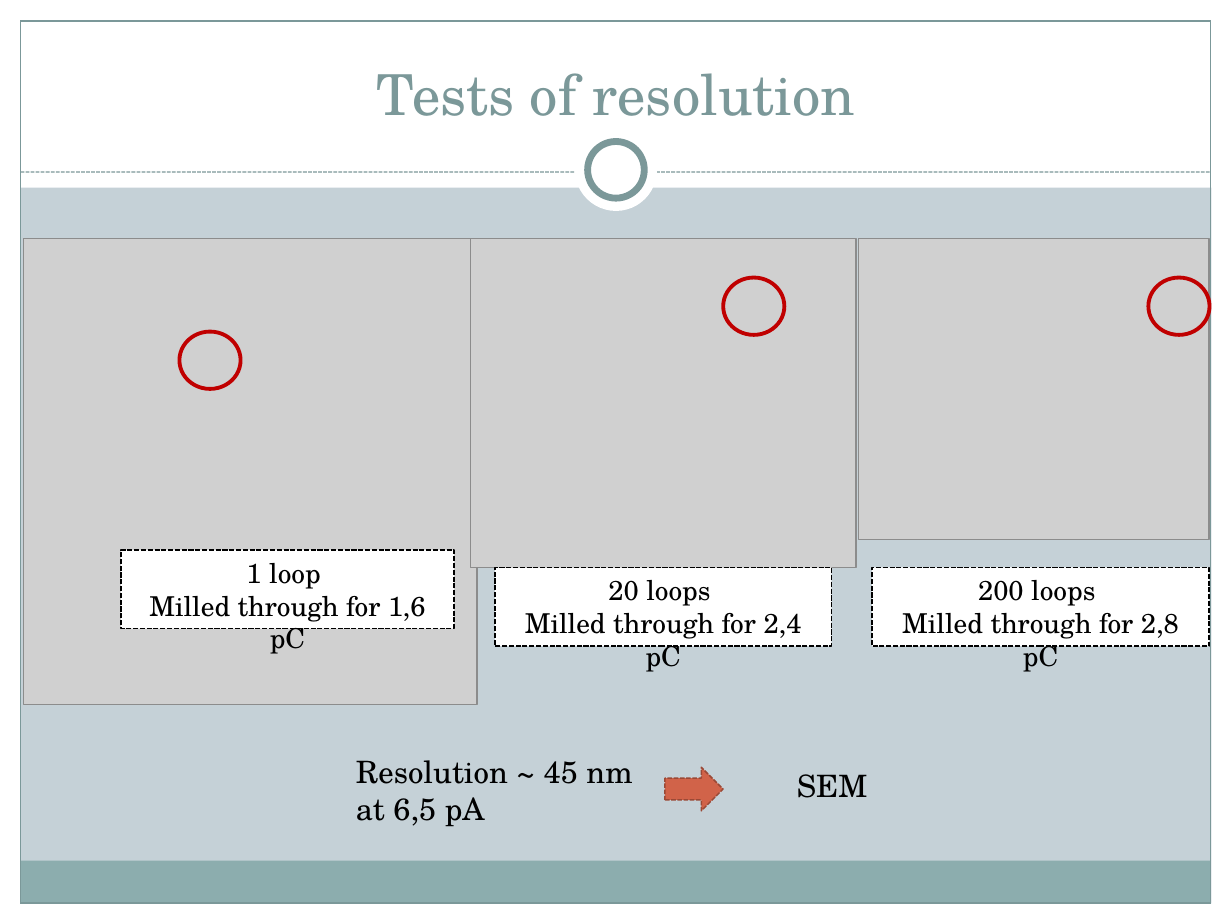
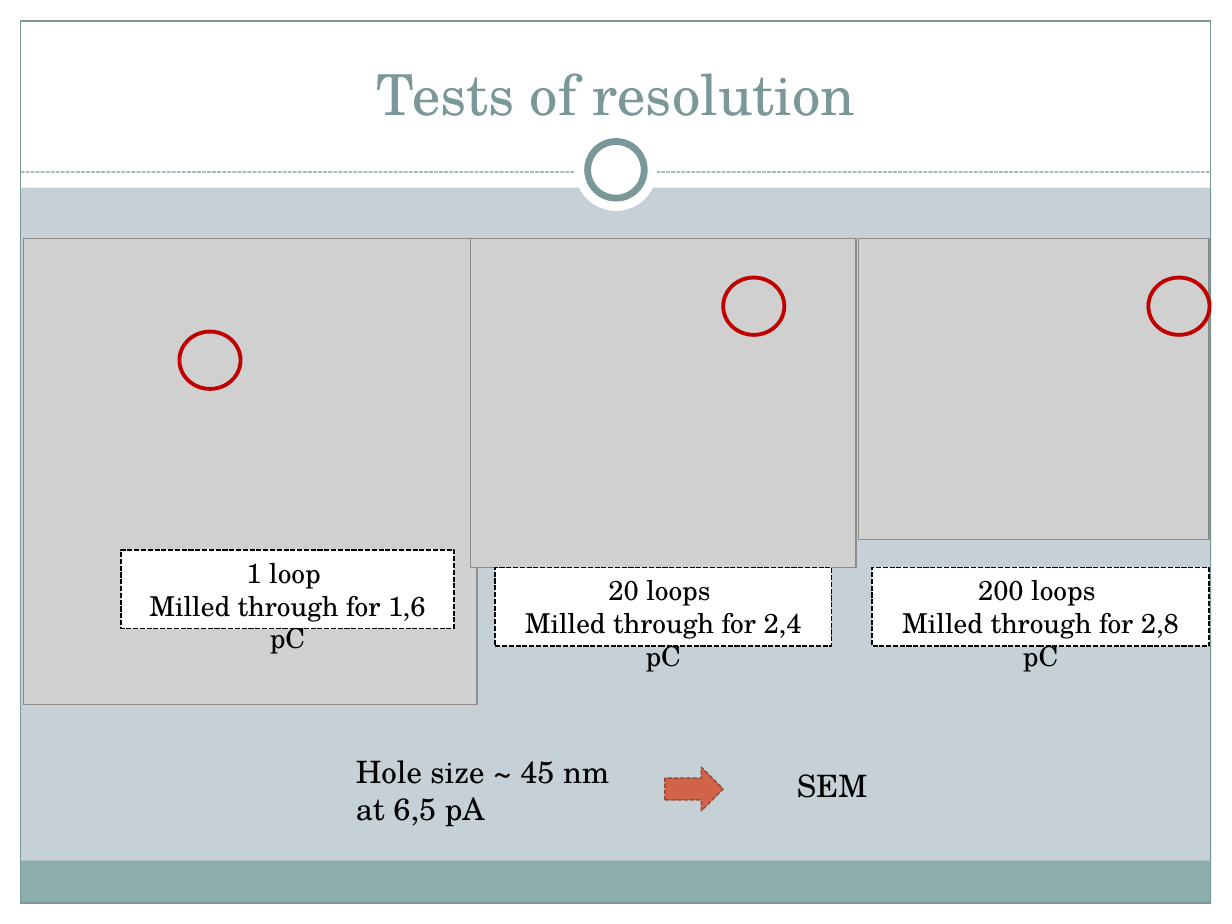
Before and after one commit to AdrienMau/Australie, a slide deck: slide 8 of Presentation/Presentation-StageSwinburne-5Juillet.pptx (slide 3 before the commit). Drawn at 1232x924 pixels with LibreOffice and Linux fonts; fonts in the diff are those of the drawing; grey boxes stand for pictures. Boxes give left, top, right and bottom in pixels: in the first picture for what was removed or moved away, otherwise in the second. Text is boxed around its words. In the diff, an @@ line names an element or a change of style, - is before the commit and + after.

```diff
--- a/Presentation/Presentation-StageSwinburne-5Juillet.pptx
+++ b/Presentation/Presentation-StageSwinburne-5Juillet.pptx
@@ text at [356,760,609,827]: text changed @@
-Resolution ~ 45 nm at 6,5 pA
+Hole size ~ 45 nm at 6,5 pA
```
Also in this commit, not shown: 1 other slide changed, 1 other file.
